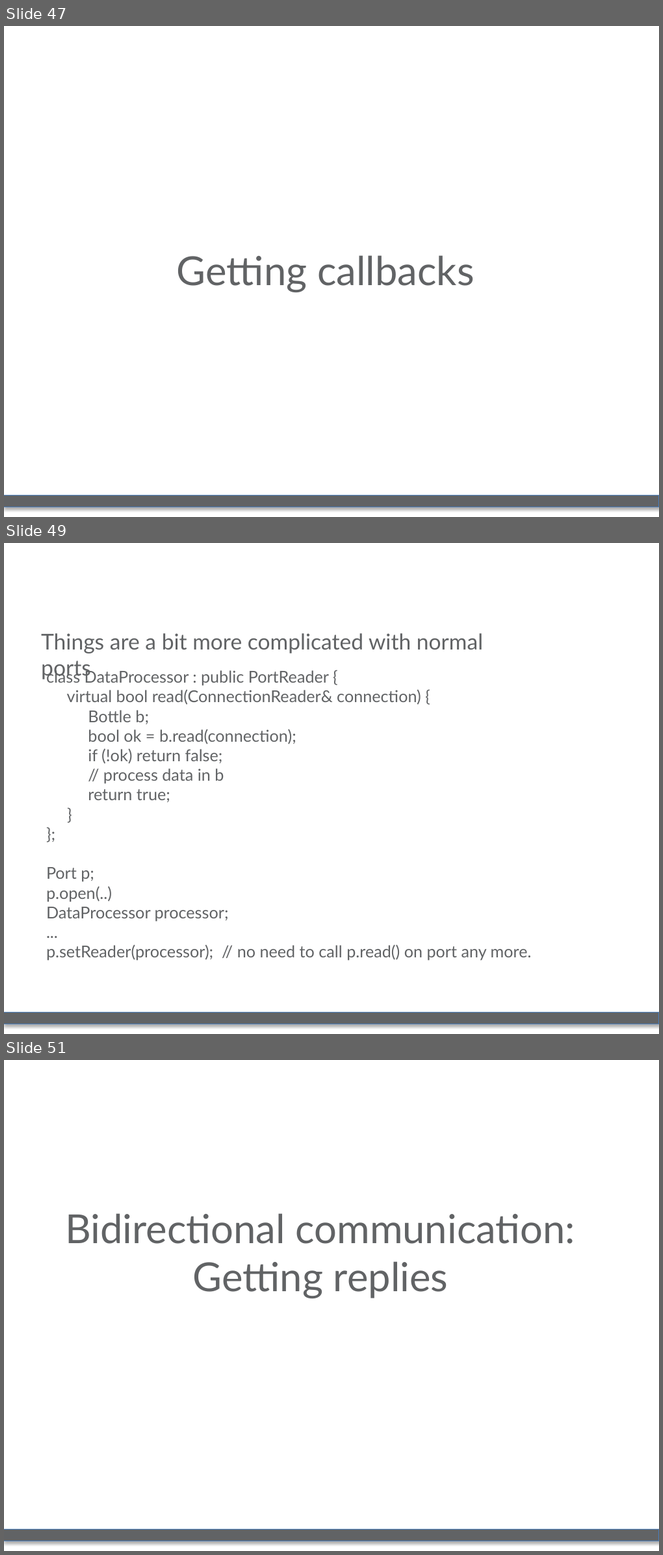
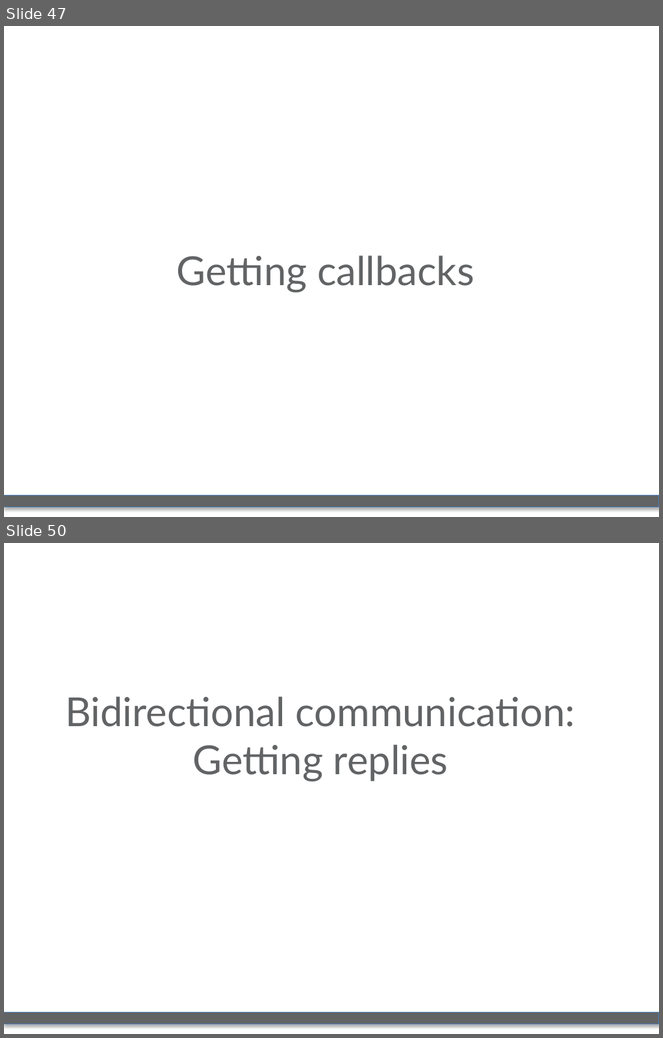
Before and after one commit to iron76/Teaching, a slide deck: slides/2015-tokyo/code-tutorials.pptx. Shown one above the other, each under a label of ours: slides 47, 49 and 51 before the commit, slides 47 and 50 after it; the slides between them are not shown. The pictures are 663x1555 and 663x1038 pixels, drawn with LibreOffice and Linux fonts; fonts in the diff are those of the drawing; background and template pictures are left out. Boxes give left, top, right and bottom in pixels: in the first picture for what was removed or moved away, otherwise in the second. Text is boxed around its words. In the diff, an @@ line names an element or a change of style, - is before the commit and + after.

```diff
--- a/slides/2015-tokyo/code-tutorials.pptx
+++ b/slides/2015-tokyo/code-tutorials.pptx
@@ slide 49 removed at box(4, 543, 659, 1034), background #FFFFFF; not listed: 1 template element that a slide beside it also shows @@
@@ text removed at box(41, 633, 483, 680) @@
-Things are a bit more complicated with normal ports
@@ text removed at box(46, 669, 532, 961) @@
-class DataProcessor : public PortReader {
-virtual bool read(ConnectionReader& connection) {
-Bottle b;
-bool ok = b.read(connection);
-if (!ok) return false;
-// process data in b
-return true;
-}
-};
-Port p;
-p.open(..)
-DataProcessor processor;
-...
-p.setReader(processor); // no need to call p.read() on port any more.
@@ what was slide 51 is now slide 50 @@
```
Also in this commit, not shown: 3 slides changed.
